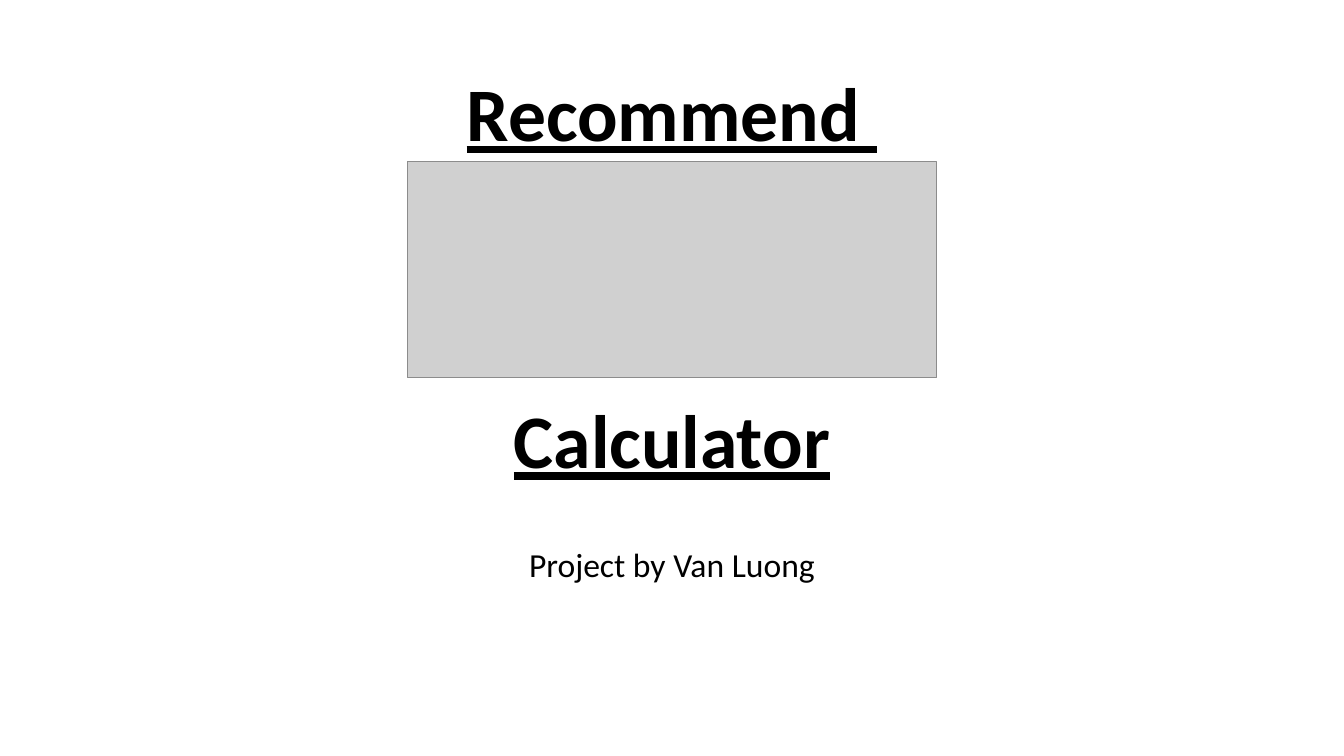
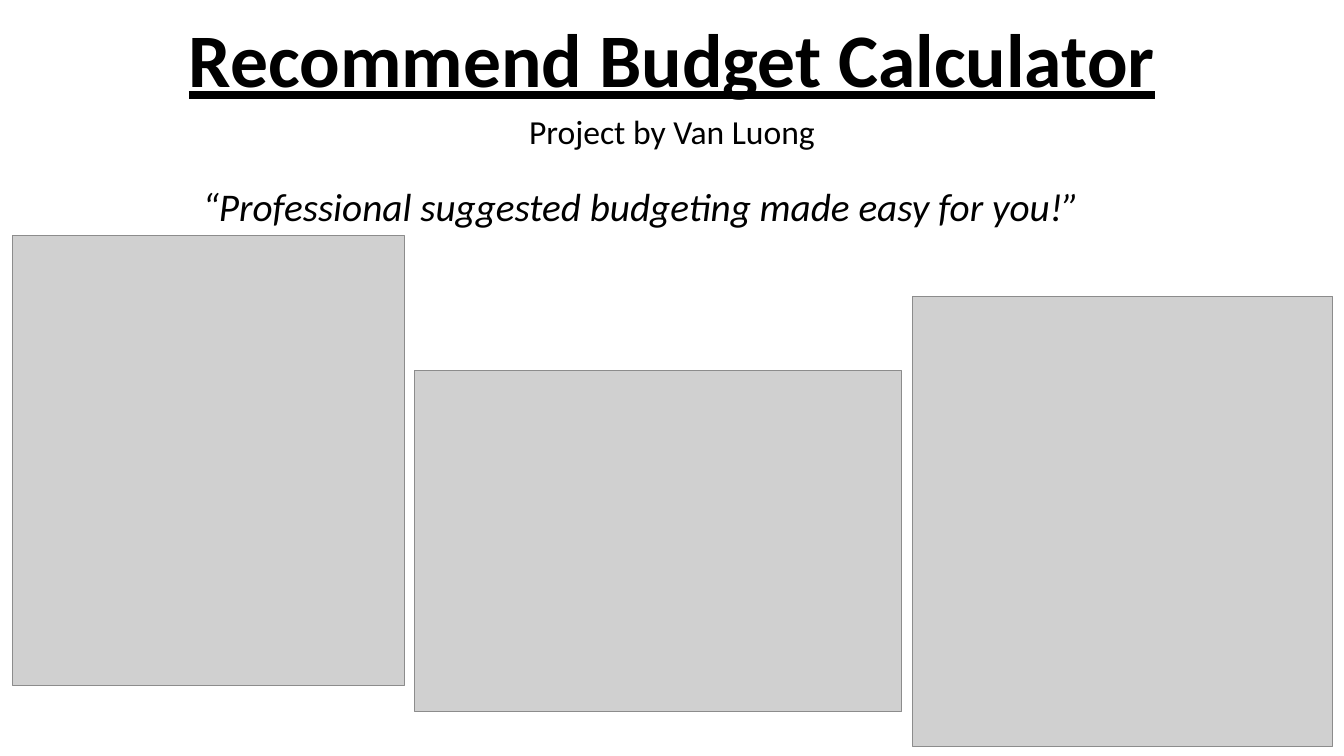
Before and after one commit to jkim134/Recommended-Budget-Calculator, a slide deck: slide 1 of Recommended Budget Project.pptx. Drawn at 1344x756 pixels with LibreOffice and Linux fonts; fonts in the diff are those of the drawing; grey boxes stand for pictures; background and template pictures are left out. Boxes give left, top, right and bottom in pixels: in the first picture for what was removed or moved away, otherwise in the second. Text is boxed around its words. In the diff, an @@ line names an element or a change of style, - is before the commit and + after.

Commit message:
updated ppt

```diff
--- a/Recommended Budget Project.pptx
+++ b/Recommended Budget Project.pptx
@@ title at [189,34,1155,100]: text changed @@
-Recommend
-Calculator
+Recommend Budget Calculator
@@ subtitle "Project by Van Luong": place and size @@
-subtitle "Project by Van Luong" at [529,553,815,583]
+subtitle "Project by Van Luong" at [529,120,815,150]
@@ picture removed at [407,162,937,378] @@
@@ text added at [203,193,1079,228], 28 pt, text #000000, italic @@
+“Professional suggested budgeting made easy for you!”
@@ picture added at [12,235,404,686] @@
@@ picture added at [913,296,1334,747] @@
@@ picture added at [414,371,902,712] @@
```
Also in this commit, not shown: 2 other slides changed, 1 slide removed, 1 other file.
